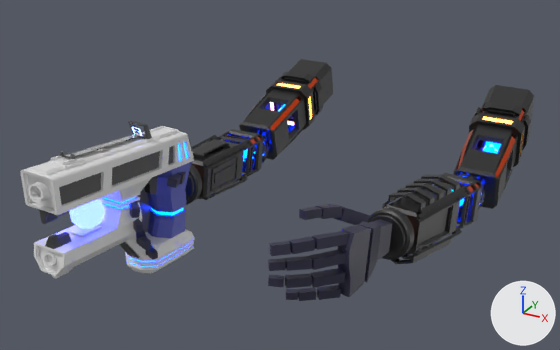
A saved change to the Blender file Assets/Blender/fpsArmsPistol.blend.
One viewpoint serves both versions: a 50 mm lens placed at (1.64, -4.36, 1.24), pointed at (-0.12, -1.17, -0.35). The axes (+X, +Y, +Z) are drawn at lower right. The lights are the same throughout.

The scene before the commit, as lines of its bpy script (objects in view):
```python
ob_gun = bpy.data.objects.new('Gun', me_cube)
ob_gun.location = (-0.43, -2.03, -0.216)
ob_gun.rotation_euler = (0.0551, 0.133, 1.605)  # degrees (3.2, 7.6, 92)
ob_left_bicep = bpy.data.objects.new('Left Bicep', me_cube_001)
ob_left_bicep.location = (0.689, -0.012, -0.413)
ob_left_bicep.rotation_euler = (-0.453, -1.304, -1.447)  # degrees (-26, -75, -83)
ob_left_palm_top = bpy.data.objects.new('Left Palm Top', me_cube_010)
ob_left_palm_top.location = (0.546, -1.771, -0.36)
ob_left_palm_top.rotation_euler = (-1.709, -1.419, 1.473)  # degrees (-98, -81, 84)
# also in view: 'Left Wrist.001' at (-0.56, -1.4, -0.4); 'Forearms.003' at (-0.62, -0.98, -0.46); 'Left Forearm' at (0.64, -0.99, -0.46); 'Left Bicep.001' at (-0.68, -0.04, -0.41); 'Left Pointer Base' at (0.49, -1.87, -0.24)
```
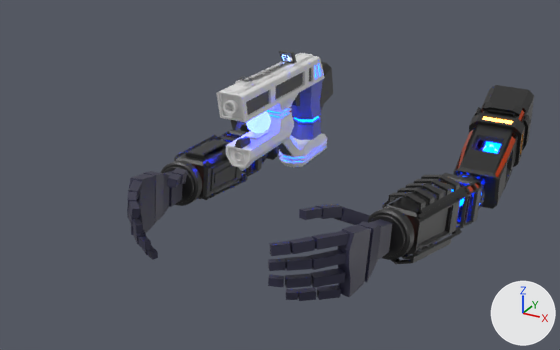
Where the change shows, as pixel boxes [x1, y1, x2, y2] in the pictures (560 x 350 px):
'Gun', moved, turned
    before: [20, 121, 194, 278]
    after: [216, 50, 327, 171]
'Left Bicep.001', unchanged, covered by the edit
    before: [239, 59, 333, 160]
    after: [240, 62, 333, 160]
'Left Palm Top.001', unchanged, uncovered by the edit
    before: [139, 188, 151, 233]
    after: [129, 174, 156, 235]

The change, as a diff of the scene's bpy script:
```diff
--- a/Assets/Blender/fpsArmsPistol.blend.py
+++ b/Assets/Blender/fpsArmsPistol.blend.py
@@ ob_gun @@
 ob_gun = bpy.data.objects.new('Gun', me_cube)
-ob_gun.location = (-0.43, -2.03, -0.216)
-ob_gun.rotation_euler = (0.0551, 0.133, 1.605)  # degrees (3.2, 7.6, 92)
+ob_gun.location = (-0.41, -0.663, -0.22)
+ob_gun.rotation_euler = (0.00566, 0.00664, 1.571)  # degrees (0.3, 0.4, 90)
```
